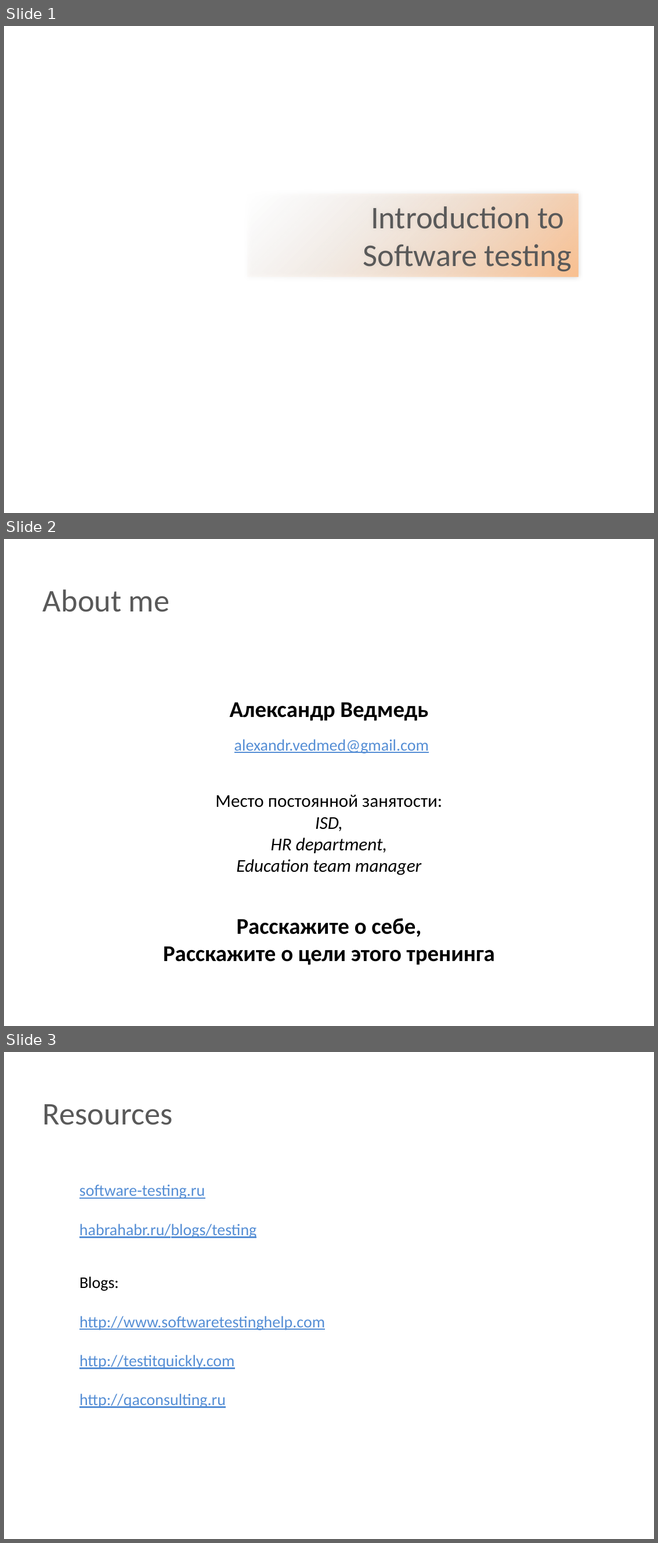
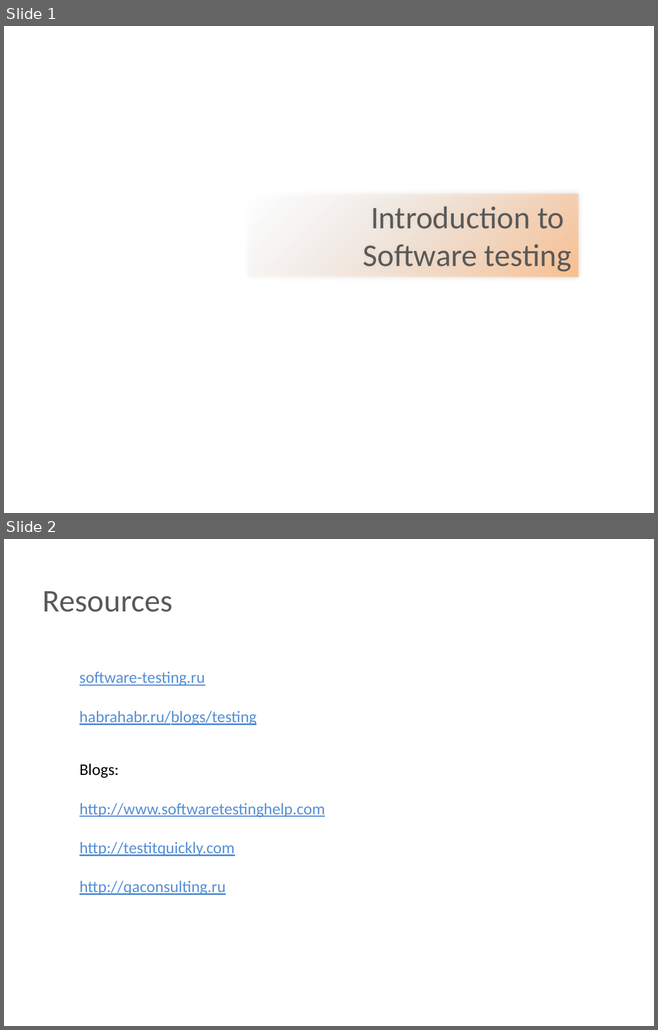
Before and after one commit to BigRacer/swtesting, a slide deck: 0.Introduction_part1/Introduction.pptx. Shown one above the other, each under a label of ours: slides 1, 2 and 3 before the commit, slides 1 and 2 after it. The pictures are 658x1543 and 658x1030 pixels, drawn with LibreOffice and Linux fonts; fonts in the diff are those of the drawing; background and template pictures are left out. Boxes give left, top, right and bottom in pixels: in the first picture for what was removed or moved away, otherwise in the second. Text is boxed around its words. In the diff, an @@ line names an element or a change of style, - is before the commit and + after.

```diff
--- a/0.Introduction_part1/Introduction.pptx
+++ b/0.Introduction_part1/Introduction.pptx
@@ slide 2 removed at bbox=[4, 539, 654, 1026], background picture (left out) @@
@@ text removed at bbox=[43, 589, 170, 612] @@
-About me
@@ text removed at bbox=[230, 702, 428, 721] @@
-Александр Ведмедь
@@ text removed at bbox=[234, 739, 429, 754] @@
-alexandr.vedmed@gmail.com
@@ text removed at bbox=[215, 795, 442, 875] @@
-Место постоянной занятости:
-ISD,
-HR department,
-Education team manager
@@ text removed at bbox=[163, 918, 495, 965] @@
-Расскажите о себе,
-Расскажите о цели этого тренинга
@@ what was slide 3 is now slide 2 @@
```
Also in this commit, not shown: 1 slide changed, 1 other slide removed, 1 other file.
